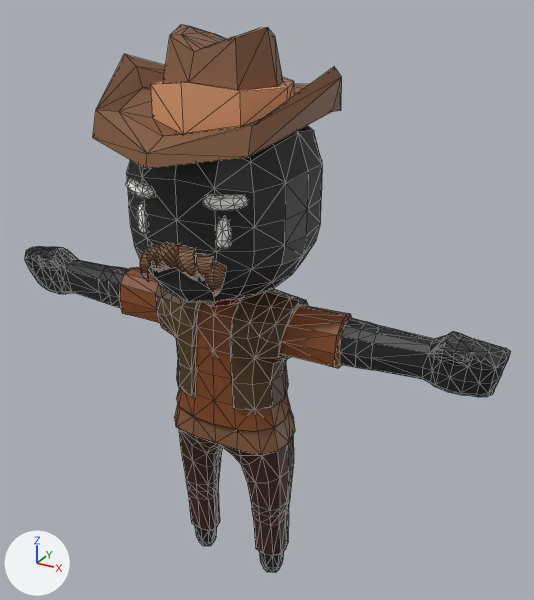
The glTF model public/assets/characters/char_q_cowboy_male.glb: old version first, new version second.
One viewpoint serves both versions: a 50 mm camera at (2.14, -3.43, 3.74) aimed at (0.15, 0.17, 1.93). The axes (+X, +Y, +Z) are drawn at lower left. The lights are the same throughout. The older version comes first. Mesh edges are drawn as thin lines.

Objects in the first picture: 'Body'.
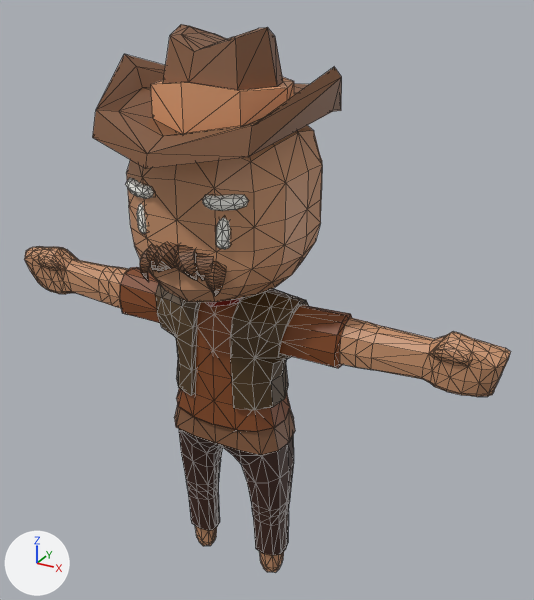
Location of each change, (x1, y1, x2, y2) in pixels of the pictures (534 x 600 px):
```json
{"object": "Body", "change": "recoloured", "before": [25, 123, 511, 572], "after": [25, 123, 511, 572], "on screen": "black to brown"}
```

Edits to the scene script, one JSON object a line:
```json
{"op": "set", "path": "mat_skin.base_color", "old": "(0.0134, 0.0134, 0.0134)", "new": "(0.57, 0.285, 0.147)", "note": "black #1f1f1f -> orange #c7916b"}
```
